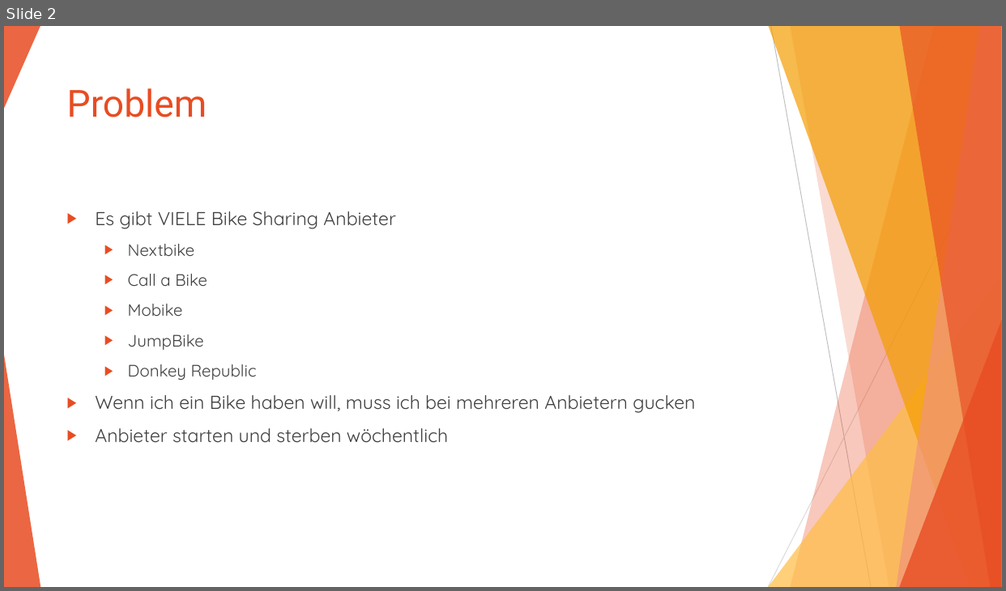
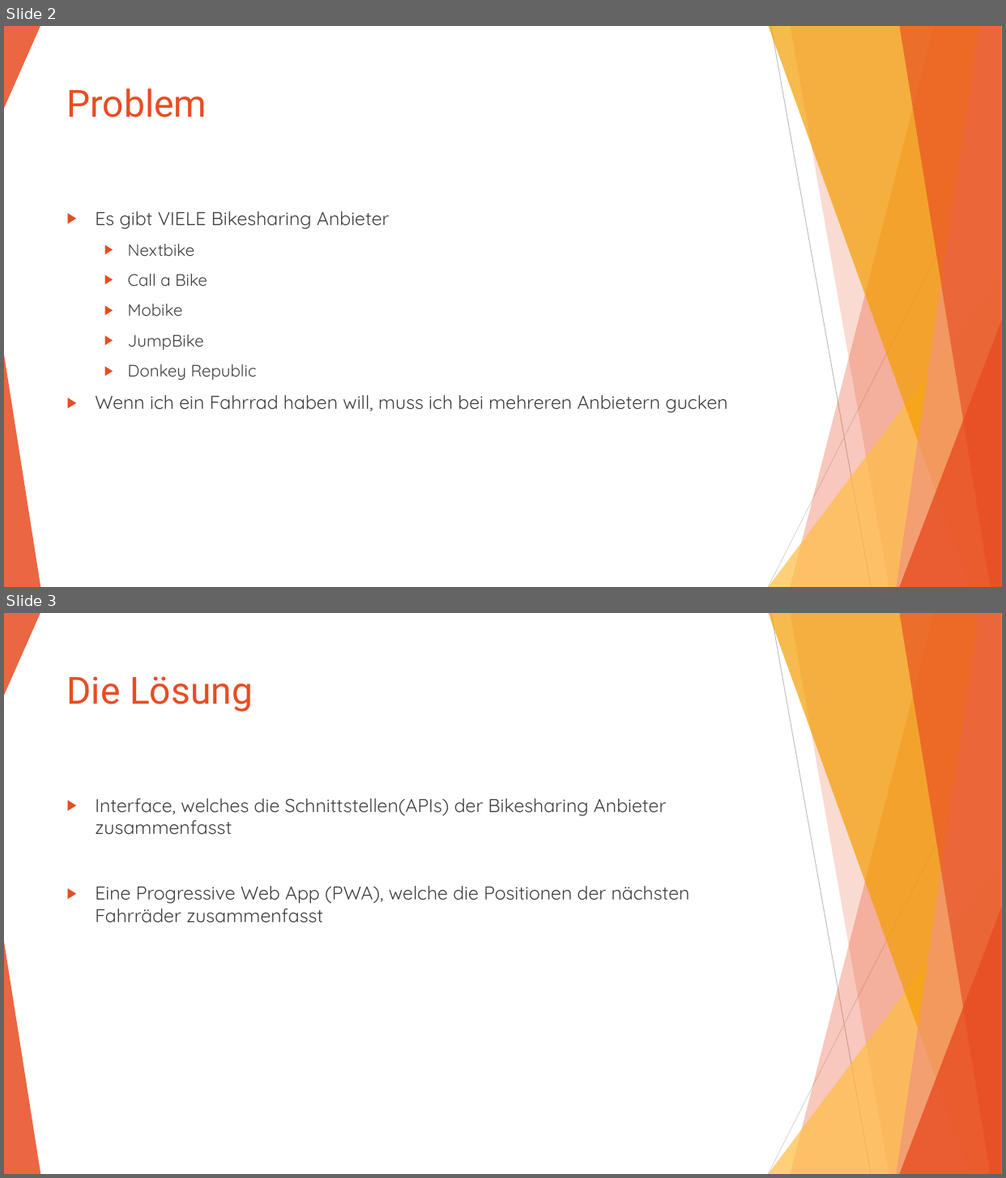
Before and after one commit to Jugendhackt/VUBA, a slide deck: VUBA.pptx. Shown one above the other, each under a label of ours: slide 2 before the commit, slides 2 and 3 after it. The pictures are 1006x591 and 1006x1178 pixels, drawn with LibreOffice and Linux fonts; fonts in the diff are those of the drawing. Boxes give left, top, right and bottom in pixels: in the first picture for what was removed or moved away, otherwise in the second. Text is boxed around its words. In the diff, an @@ line names an element or a change of style, - is before the commit and + after.

```diff
--- a/VUBA.pptx
+++ b/VUBA.pptx
@@ slide 3 added at (x1=4, y1=613, x2=1002, y2=1174), background #FFFFFF; not listed: 11 template elements that a slide beside it also shows @@
@@ title added at (x1=67, y1=676, x2=253, y2=712), 36 pt, text #E84C22 @@
+Die Lösung
@@ text added at (x1=95, y1=798, x2=690, y2=922), 18 pt, text #404040 @@
+▶ Interface, welches die Schnittstellen(APIs) der Bikesharing Anbieter zusammenfasst
+▶ Eine Progressive Web App (PWA), welche die Positionen der nächsten Fahrräder zusammenfasst
@@ slide 2 changed as well @@
@@ text at (x1=95, y1=211, x2=389, y2=229): text changed @@
-▶ Es gibt VIELE Bike Sharing Anbieter
+▶ Es gibt VIELE Bikesharing Anbieter
@@ text at (x1=95, y1=395, x2=728, y2=413): text changed @@
-▶ Wenn ich ein Bike haben will, muss ich bei mehreren Anbietern gucken
-▶ Anbieter starten und sterben wöchentlich
+▶ Wenn ich ein Fahrrad haben will, muss ich bei mehreren Anbietern gucken
```
Also in this commit, not shown: 4 other slides changed, 2 other slides added.
